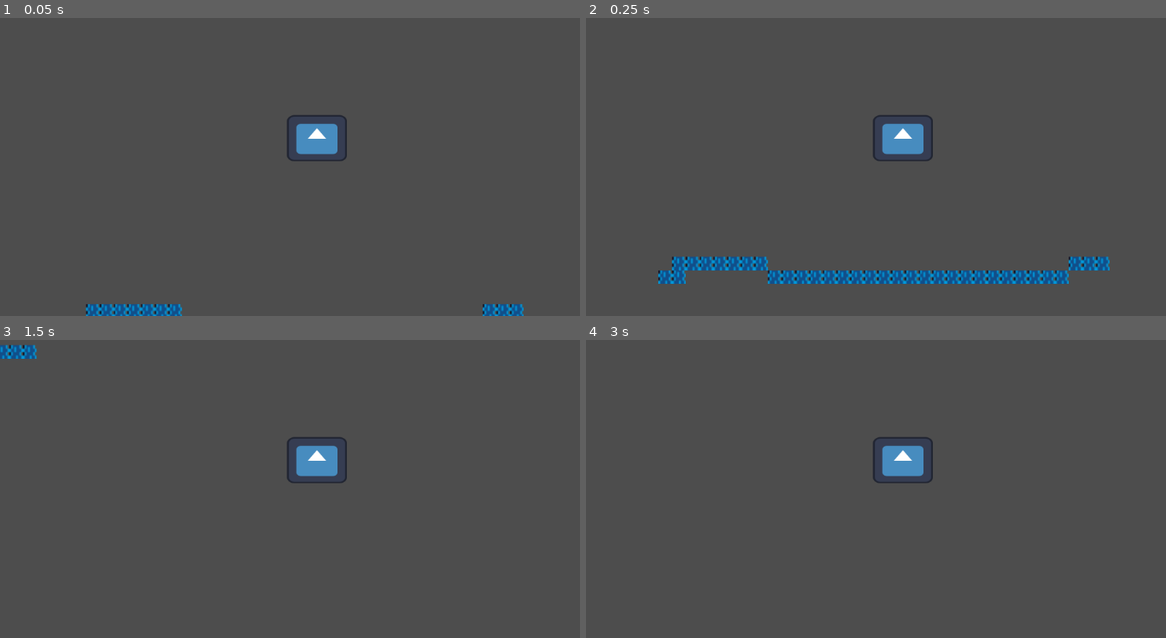
Above: before the commit, frames 1-4 (two rows, left to right).
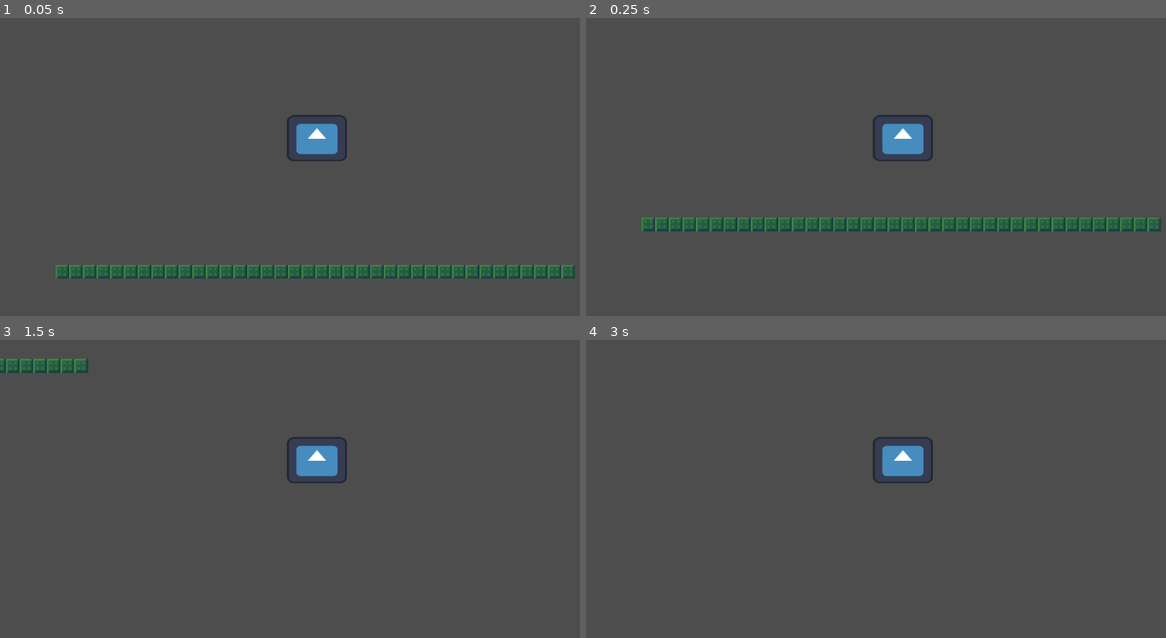
Above: after the commit, the same moments.

Repository: mattiasringo/Oculi-Vitae---Gamejam
Game: Godot game, scene res://node_2d.tscn
The game is run twice, just before and just after one commit, with the same random seed, the same clock (stepped at 60 frames per second) and the same inputs. The engine's default icon, where the game draws it, is replaced by a stand-in: a white triangle on a blue panel in a dark square.
Inputs:
- Up to frame 1 (0.05 s): no input
- Up to frame 2 (0.25 s): no input
- Up to frame 3 (1.5 s): tap Enter (ui_accept) at 0.5, 0.77 s; hold Right (ui_right) from 0.53 s (still down)
- Up to frame 4 (3 s): tap Enter (ui_accept) at 1.52, 2, 2.75 s; release Right (ui_right) at 2.03 s; hold Left (ui_left) 2.03-2.78 s; hold Right (ui_right) from 2.78 s (still down)

The runs differ from the first frame. In frame 1, 4.9% of the frame differs, in the area x 9-100%, y 82-100%; in frame 2, 7.6%, in the area x 9-100%, y 67-90%; in frame 3, 1.0%; in frame 4, less than 0.1%.

Commit message:
Tilemap update

Diff:
--- a/node_2d.tscn
+++ b/node_2d.tscn
@@ -215,7 +215,7 @@
 [node name="Node2D" type="Node2D" unique_id=1611632191]
 
 [node name="CharacterBody2D" parent="." unique_id=1104652574 instance=ExtResource("1_0e48y")]
-position = Vector2(-331, -665)
+position = Vector2(319, 110)
 
 [node name="Camera2D" type="Camera2D" parent="CharacterBody2D" unique_id=94791302]
 zoom = Vector2(3.14, 3.14)
@@ -223,4 +223,4 @@
 [node name="TileMap" type="TileMap" parent="." unique_id=1506766288]
 tile_set = SubResource("TileSet_q6r6c")
 format = 2
-layer_0/tile_data = PackedInt32Array(-4522043, 131072, 9, -4522042, 131072, 9, -4587578, 131072, 9, -4587577, 131072, 9, -4587576, 131072, 9, -4587575, 131072, 9, -4587574, 131072, 9, -4587573, 131072, 9, -4587572, 131072, 9, -4522035, 131072, 9, -4522034, 131072, 9, -4522033, 131072, 9, -4522032, 131072, 9, -4522031, 131072, 9, -4522030, 131072, 9, -4522029, 131072, 9, -4522028, 131072, 9, -4522027, 131072, 9, -4522026, 131072, 9, -4522025, 131072, 9, -4522024, 131072, 9, -4522023, 131072, 9, -4522022, 131072, 9, -4522021, 131072, 9, -4522020, 131072, 9, -4522019, 131072, 9, -4522018, 131072, 9, -4522017, 131072, 9, -4522016, 131072, 9, -4522015, 131072, 9, -4522014, 131072, 9, -4587549, 131072, 9, -4587548, 131072, 9, -4587547, 131072, 9)
+layer_0/tile_data = PackedInt32Array(1507349, 262144, 7, 1507350, 262144, 7, 1507351, 262144, 7, 1507352, 262144, 7, 1507353, 262144, 7, 1507354, 262144, 7, 1507355, 262144, 7, 1507356, 262144, 7, 1507357, 262144, 7, 1507358, 262144, 7, 1507359, 262144, 7, 1507360, 262144, 7, 1507361, 262144, 7, 1507362, 262144, 7, 1507363, 262144, 7, 1507364, 262144, 7, 1507365, 262144, 7, 1507366, 262144, 7, 1507367, 262144, 7, 1507368, 262144, 7, 1507369, 262144, 7, 1507370, 262144, 7, 1507371, 262144, 7, 1507372, 262144, 7, 1507373, 262144, 7, 1507374, 262144, 7, 1507375, 262144, 7, 1507376, 262144, 7, 1507377, 262144, 7, 1507378, 262144, 7, 1507379, 262144, 7, 1507380, 262144, 7, 1507381, 262144, 7, 1507382, 262144, 7, 1507383, 262144, 7, 1507384, 262144, 7, 1507385, 262144, 7, 1507386, 262144, 7)
